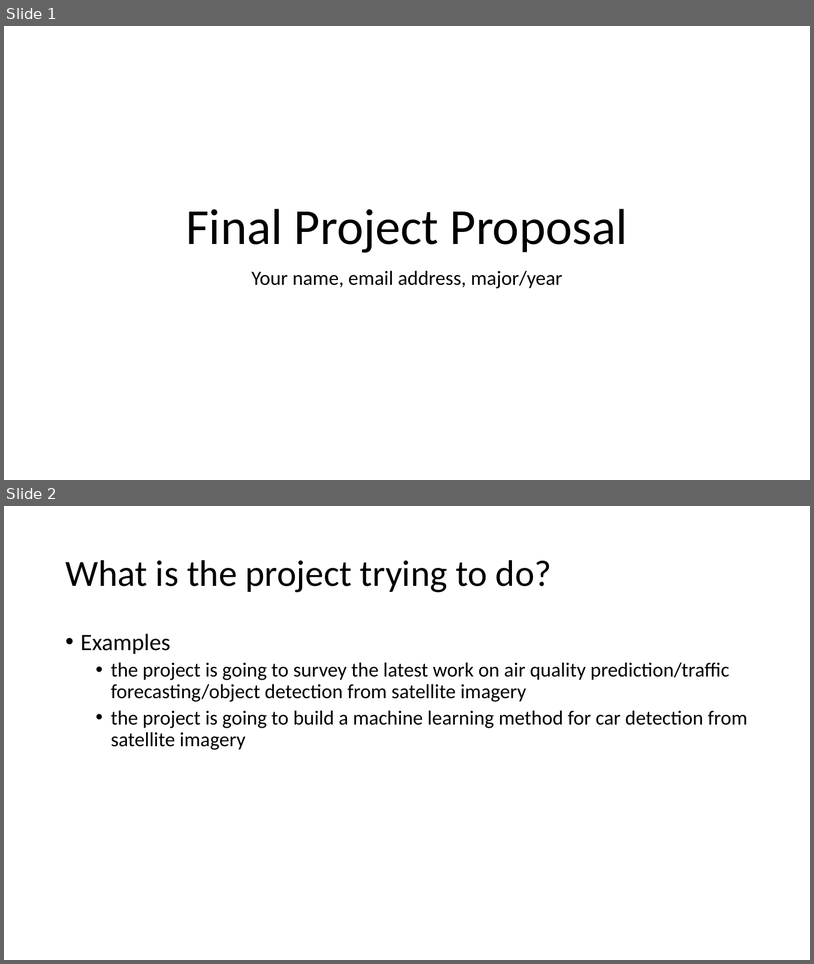
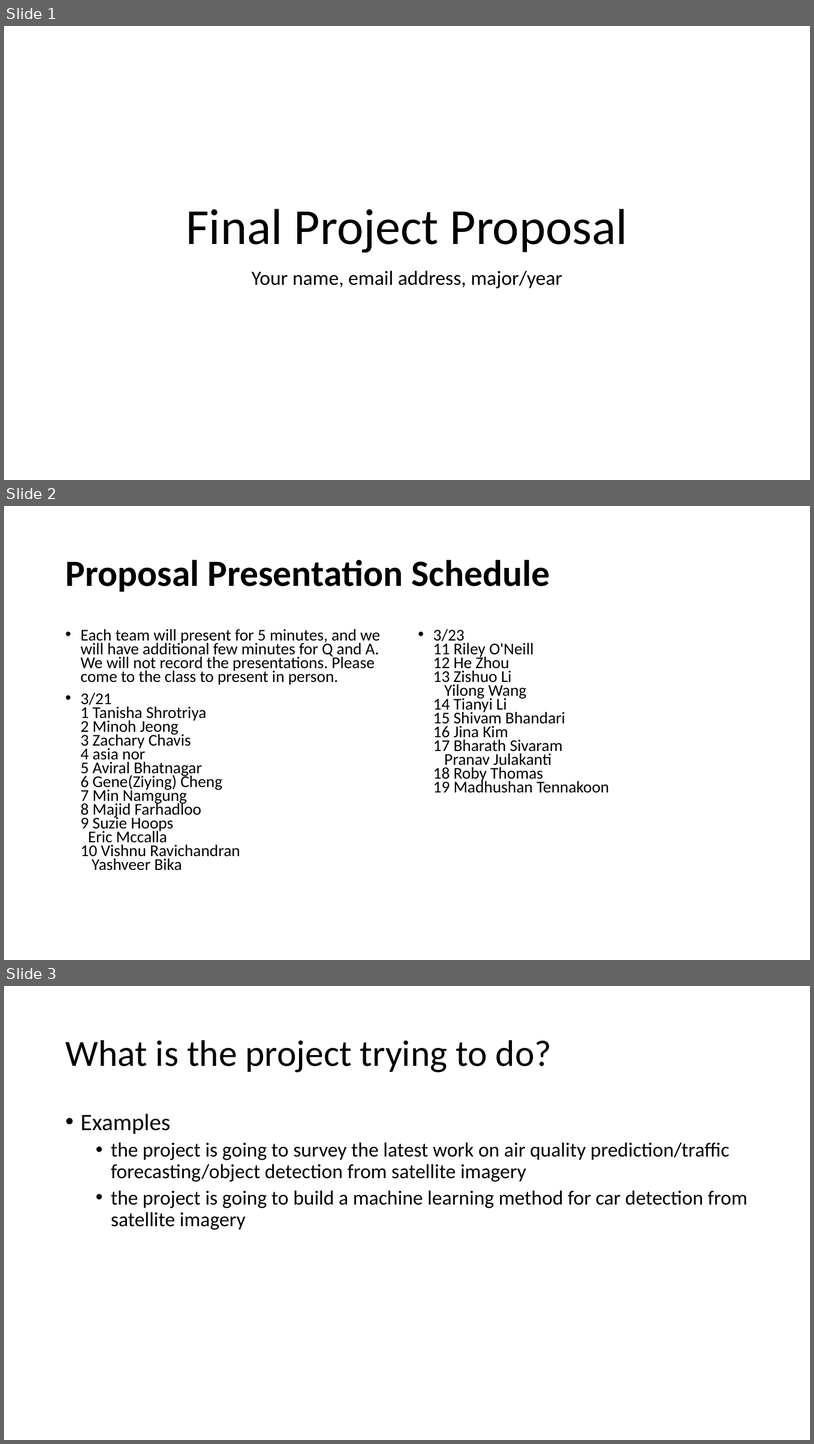
Before and after one commit to yaoyichi/yaoyichi.github.io, a slide deck: spatial-ai/proposal.pptx. Shown one above the other, each under a label of ours: slides 1 and 2 before the commit, slides 1, 2 and 3 after it. The pictures are 814x964 and 814x1444 pixels, drawn with LibreOffice and Linux fonts; fonts in the diff are those of the drawing. Boxes give left, top, right and bottom in pixels: in the first picture for what was removed or moved away, otherwise in the second. Text is boxed around its words. In the diff, an @@ line names an element or a change of style, - is before the commit and + after.

```diff
--- a/spatial-ai/proposal.pptx
+++ b/spatial-ai/proposal.pptx
@@ slide 2 added at bbox=[4, 506, 810, 960], background #FFFFFF @@
@@ title added at bbox=[65, 559, 550, 592], 44 pt, text #000000, bold @@
+Proposal Presentation Schedule
@@ text added at bbox=[81, 629, 380, 870], 19.6 pt, text #000000 @@
+• Each team will present for 5 minutes, and we will have additional few minutes for Q and A. We will not record the presentations. Please come to the class to present in person.
+• 3/21
+  1 Tanisha Shrotriya
+  2 Minoh Jeong
+  3 Zachary Chavis
+  4 asia nor
+  5 Aviral Bhatnagar
+  6 Gene(Ziying) Cheng
+  7 Min Namgung
+  8 Majid Farhadloo
+  9 Suzie Hoops
+  Eric Mccalla
+  10 Vishnu Ravichandran
+  Yashveer Bika
@@ text added at bbox=[434, 629, 609, 793], 19.6 pt, text #000000 @@
+• 3/23
+  11 Riley O'Neill
+  12 He Zhou
+  13 Zishuo Li
+  Yilong Wang
+  14 Tianyi Li
+  15 Shivam Bhandari
+  16 Jina Kim
+  17 Bharath Sivaram
+  Pranav Julakanti
+  18 Roby Thomas
+  19 Madhushan Tennakoon
@@ what was slide 2 is now slide 3 @@
```
Also in this commit, not shown: 2 other files.
